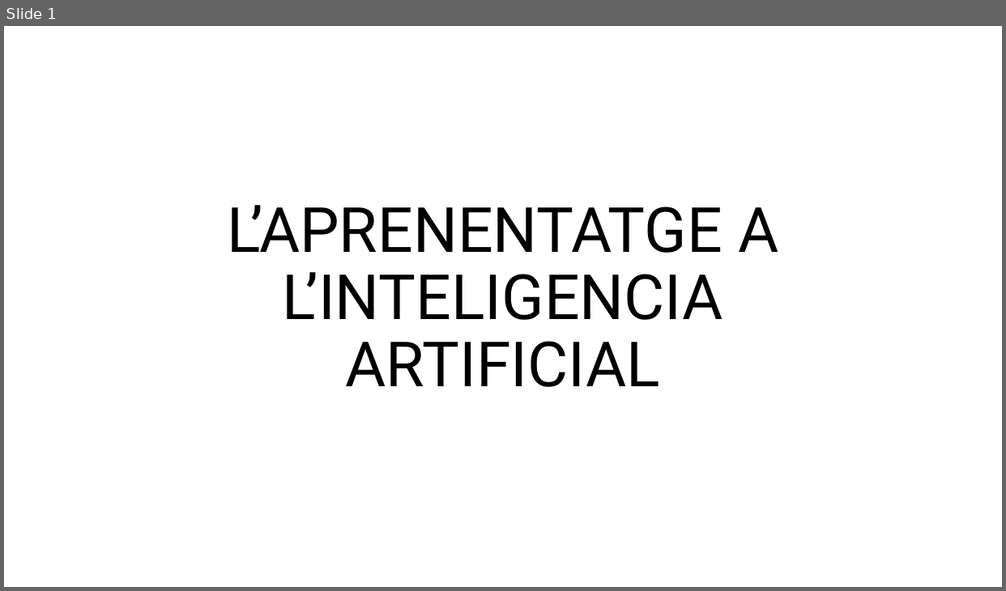
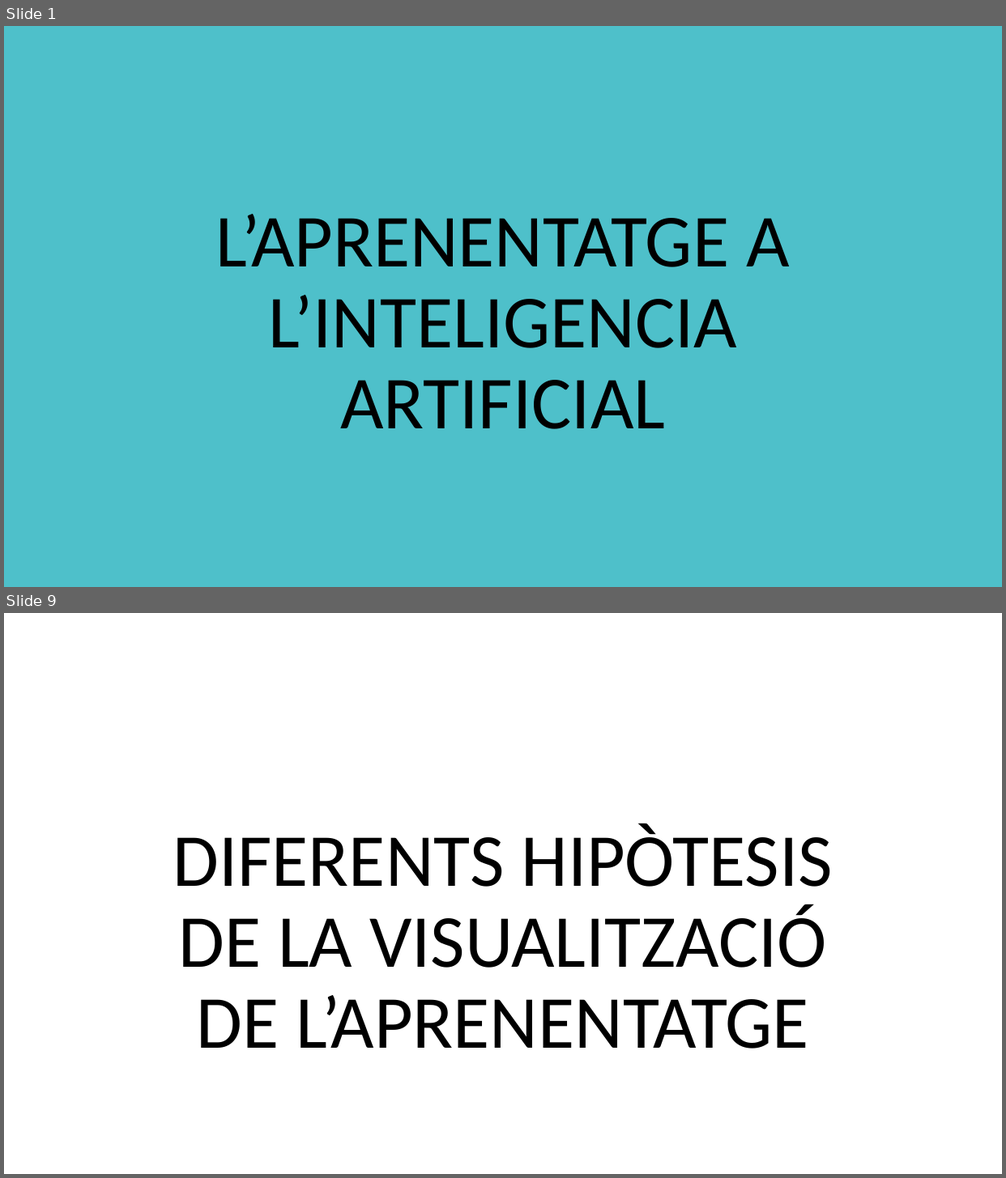
Before and after one commit to FerrerJan/Treball-de-Recerca-IA, a slide deck: TR_ESCRIT/PPT_Teo.pptx. Shown one above the other, each under a label of ours: slide 1 before the commit, slides 1 and 9 after it; the slides between them are not shown. The pictures are 1006x591 and 1006x1178 pixels, drawn with LibreOffice and Linux fonts; fonts in the diff are those of the drawing. Boxes give left, top, right and bottom in pixels: in the first picture for what was removed or moved away, otherwise in the second. Text is boxed around its words. In the diff, an @@ line names an element or a change of style, - is before the commit and + after.

```diff
--- a/TR_ESCRIT/PPT_Teo.pptx
+++ b/TR_ESCRIT/PPT_Teo.pptx
@@ slide 9 added at box(4, 613, 1002, 1174), background #FFFFFF @@
@@ title added at box(172, 824, 833, 1049), 72 pt, text #000000 @@
+DIFERENTS HIPÒTESIS DE LA VISUALITZACIÓ DE L’APRENENTATGE
@@ slide 1 changed as well @@
@@ background #FFFFFF to #4EC0CA @@
@@ title "L’APRENENTATGE A L’INTELIGENCIA ARTIFICIAL": place and size @@
-title "L’APRENENTATGE A L’INTELIGENCIA ARTIFICIAL" at box(227, 205, 778, 387)
+title "L’APRENENTATGE A L’INTELIGENCIA ARTIFICIAL" at box(216, 214, 789, 429)
@@ title "L’APRENENTATGE A L’INTELIGENCIA ARTIFICIAL" at box(216, 214, 789, 429): size 60 to 72 pt, font Roboto to Calibri @@
```
Also in this commit, not shown: 15 other slides added, 1 slide removed, 27 other files.
